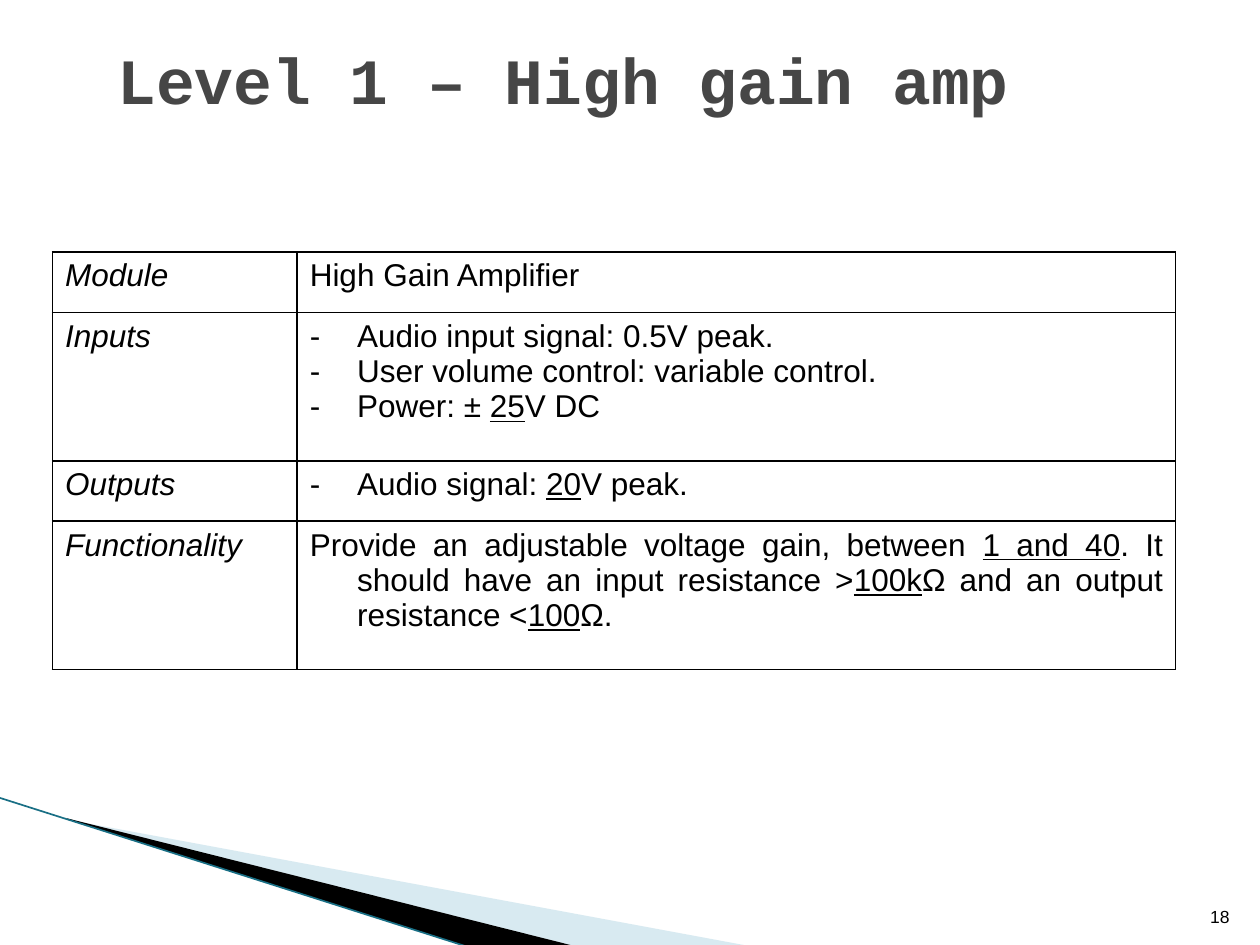
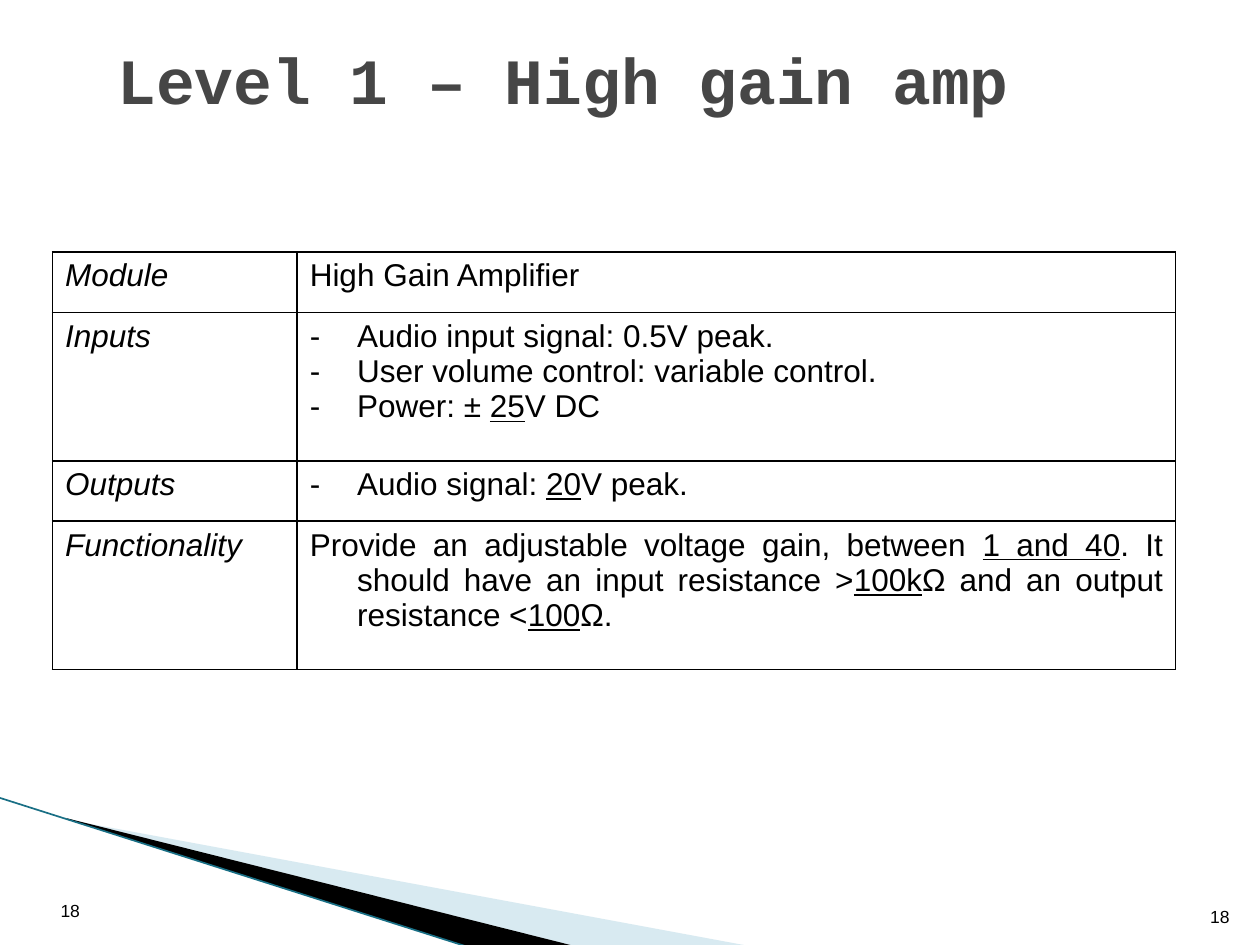
Before and after one commit to coulston/Design-For-Electrical-and-Computer-Engineering, a slide deck: slide 18 of Chapter Presentation/Chapter 5 - Functional Decomposition.pptx. Drawn at 1260x945 pixels with LibreOffice and Linux fonts; fonts in the diff are those of the drawing; background and template pictures are left out. Boxes give left, top, right and bottom in pixels: in the first picture for what was removed or moved away, otherwise in the second. Text is boxed around its words. In the diff, an @@ line names an element or a change of style, - is before the commit and + after.

```diff
--- a/Chapter Presentation/Chapter 5 - Functional Decomposition.pptx
+++ b/Chapter Presentation/Chapter 5 - Functional Decomposition.pptx
@@ page number added at [61, 904, 80, 917], 10 pt, text #000000 @@
+18
```
Also in this commit, not shown: 27 other slides changed, 17 other files.
